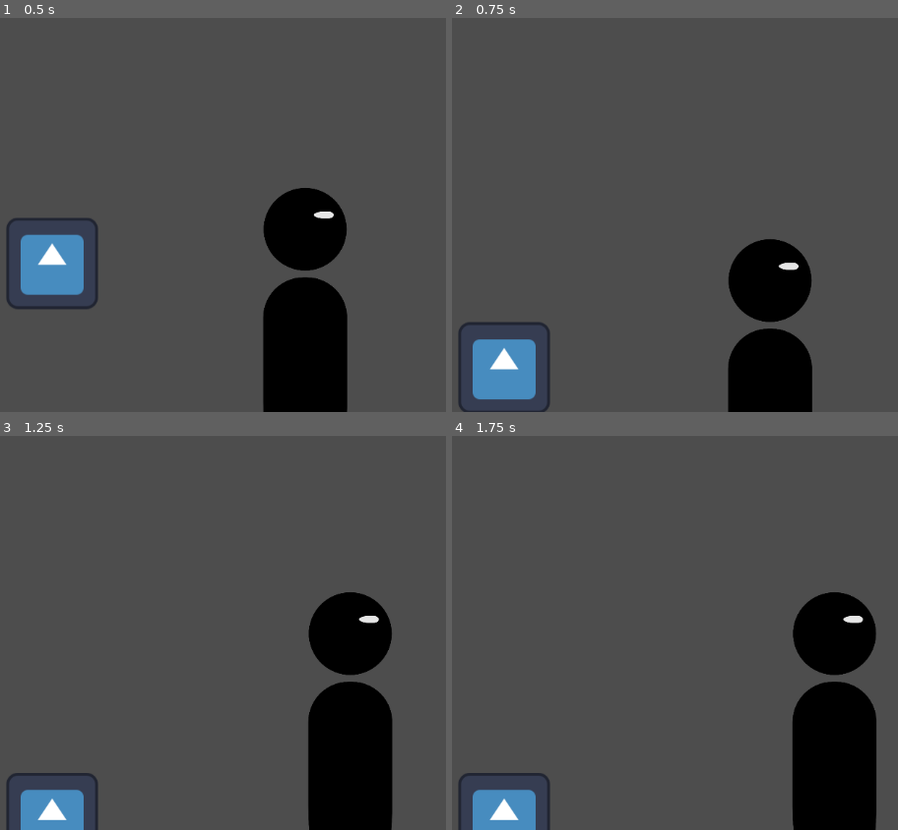
Above: before the commit, frames 1-4 (two rows, left to right).
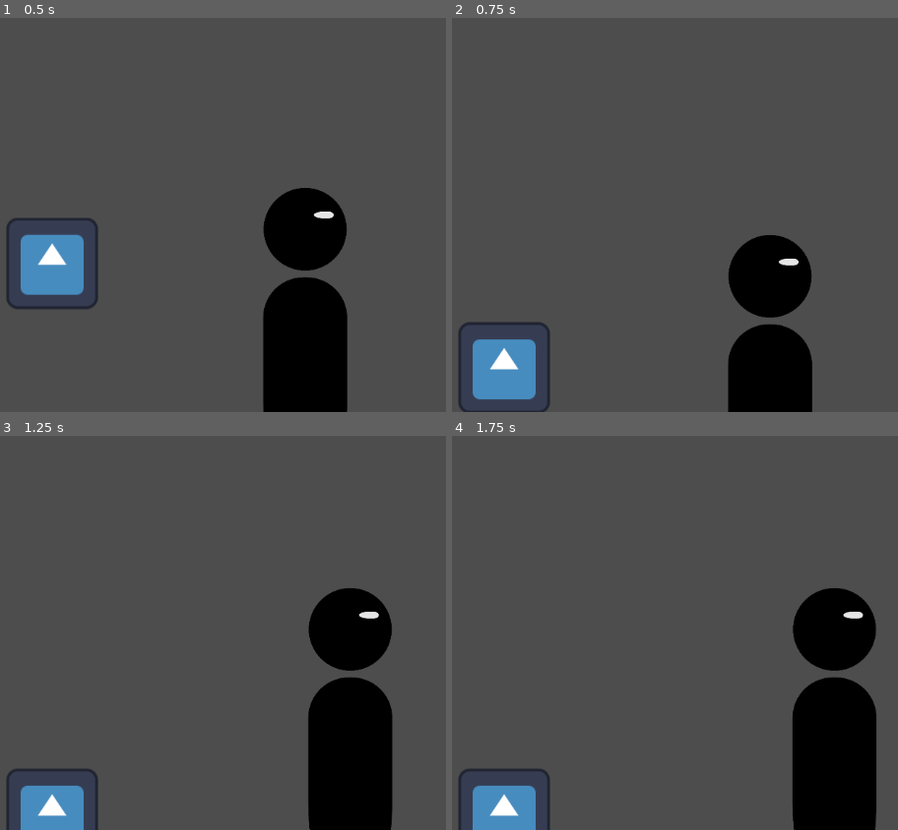
Above: after the commit, the same moments.

Repository: NeonGamerBot-QK/counterspell-boston
Game: Godot game, scene res://node_2d.tscn
Same seed, same stepped clock (60 frames per second), same inputs: the game is played once before the commit and once after it. The engine's default icon, where the game draws it, is replaced by a stand-in: a white triangle on a blue panel in a dark square.
Inputs:
- Up to frame 1 (0.5 s): no input
- Up to frame 2 (0.75 s): tap Enter at 0.5 s; hold D (right) from 0.53 s (still down)
- Up to frame 3 (1.25 s): keep holding D (right); tap Space (jump) at 0.77 s
- Up to frame 4 (1.75 s): keep holding D (right); tap Space (jump) at 1.52 s

Frame 1 is identical in both runs. In frame 2, 0.8% of the frame differs, in the area x 62-81%, y 55-89%; in frame 3, 1.4%; in frame 4, 1.4%, in the area x 1-96%, y 38-100%.

Commit message:
fix: move floor down -5

Diff:
--- a/node_2d.tscn
+++ b/node_2d.tscn
@@ -21,7 +21,7 @@
 texture = ExtResource("1_gqviv")
 
 [node name="Floor" type="StaticBody2D" parent="."]
-position = Vector2(0, 321.75)
+position = Vector2(0, 315.75)
 metadata/_edit_group_ = true
 
 [node name="CollisionShape2D" type="CollisionShape2D" parent="Floor"]
